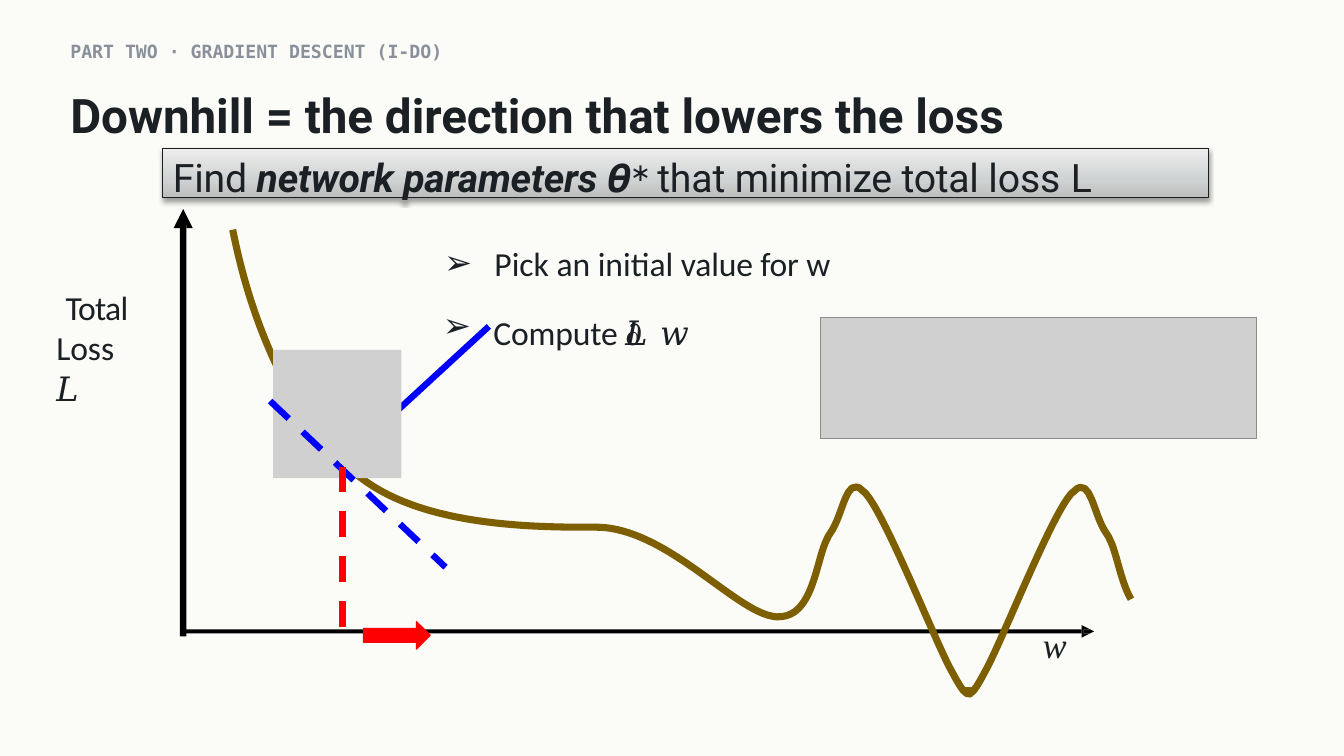
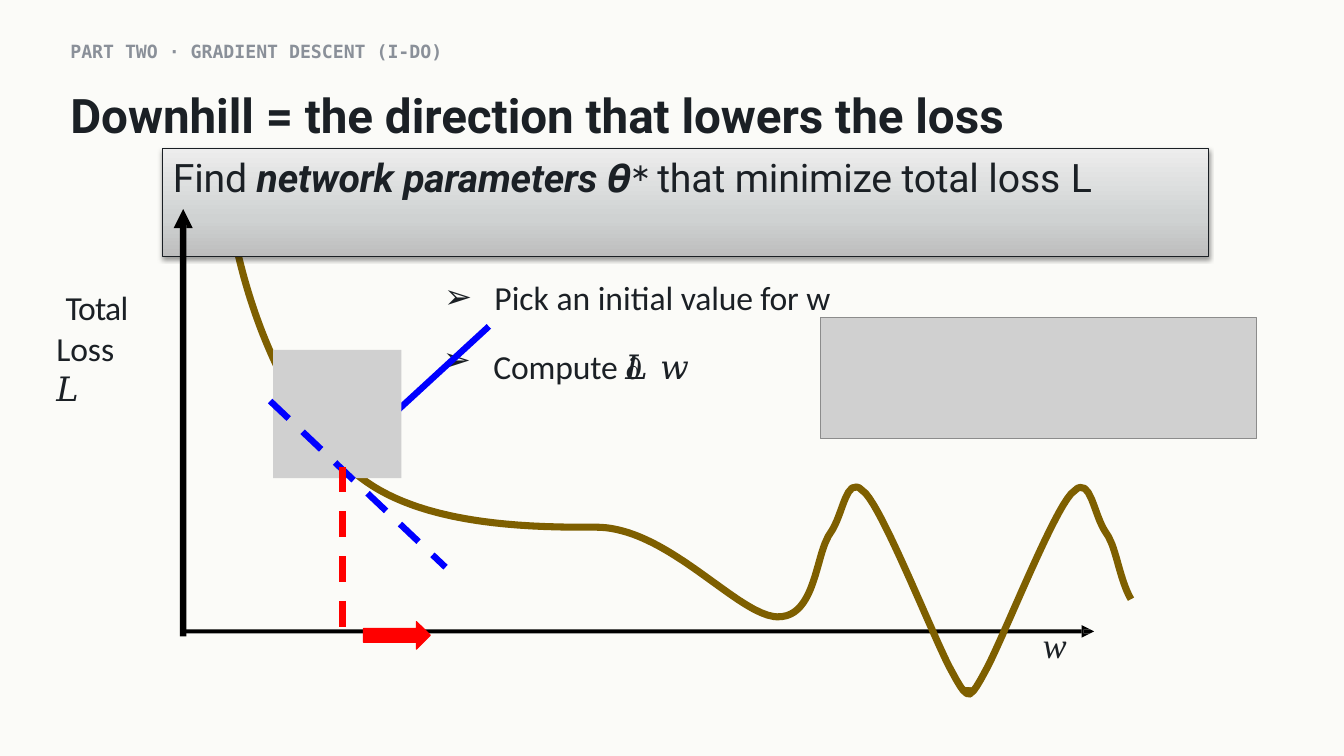
Before and after one commit to indigobio/msacl_dl_course, a slide deck: slide 6 of slides/pptx/lecture02_training.pptx. Drawn at 1344x756 pixels with LibreOffice and Linux fonts; fonts in the diff are those of the drawing; grey boxes stand for pictures; background and template pictures are left out. Boxes give left, top, right and bottom in pixels: in the first picture for what was removed or moved away, otherwise in the second. Text is boxed around its words. In the diff, an @@ line names an element or a change of style, - is before the commit and + after.

```diff
--- a/slides/pptx/lecture02_training.pptx
+++ b/slides/pptx/lecture02_training.pptx
@@ rectangle "Find network parameters 𝜽∗ that ...": place and size @@
-rectangle "Find network parameters 𝜽∗ that ..." at bbox=[163, 148, 1209, 197]
+rectangle "Find network parameters 𝜽∗ that ..." at bbox=[163, 148, 1209, 256]
@@ text "Pick an initial value for ...": place and size @@
-text "Pick an initial value for ..." at bbox=[493, 252, 830, 351]
+text "Pick an initial value for ..." at bbox=[493, 286, 830, 385]
```
Also in this commit, not shown: 7 other slides changed, 15 other files.
